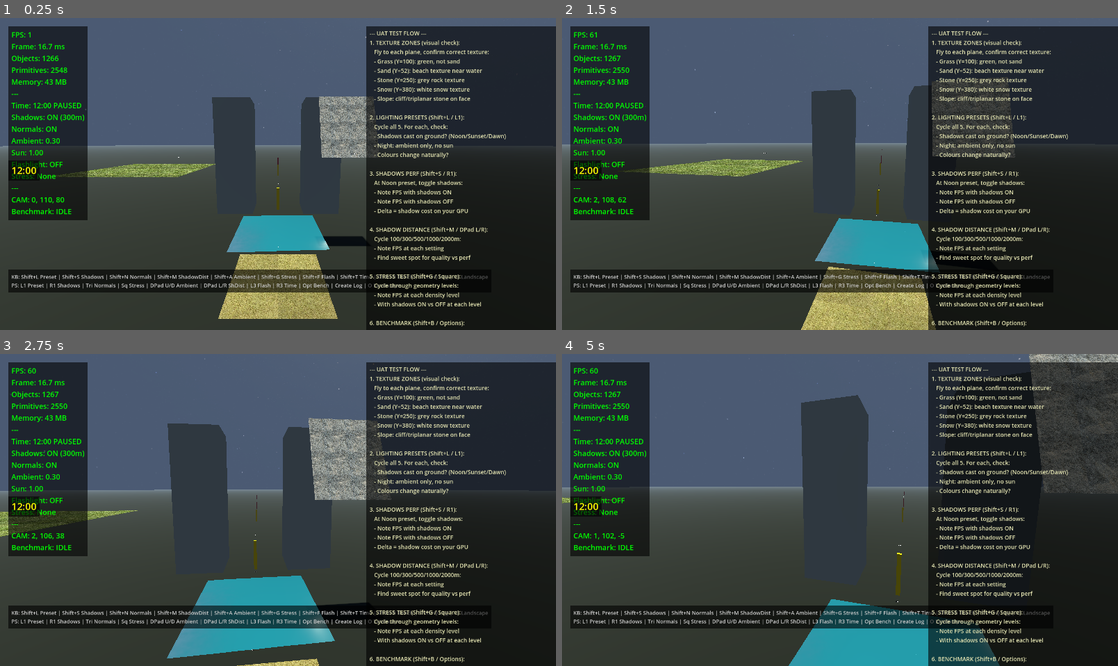
Above: before the commit, frames 1-4 (two rows, left to right).
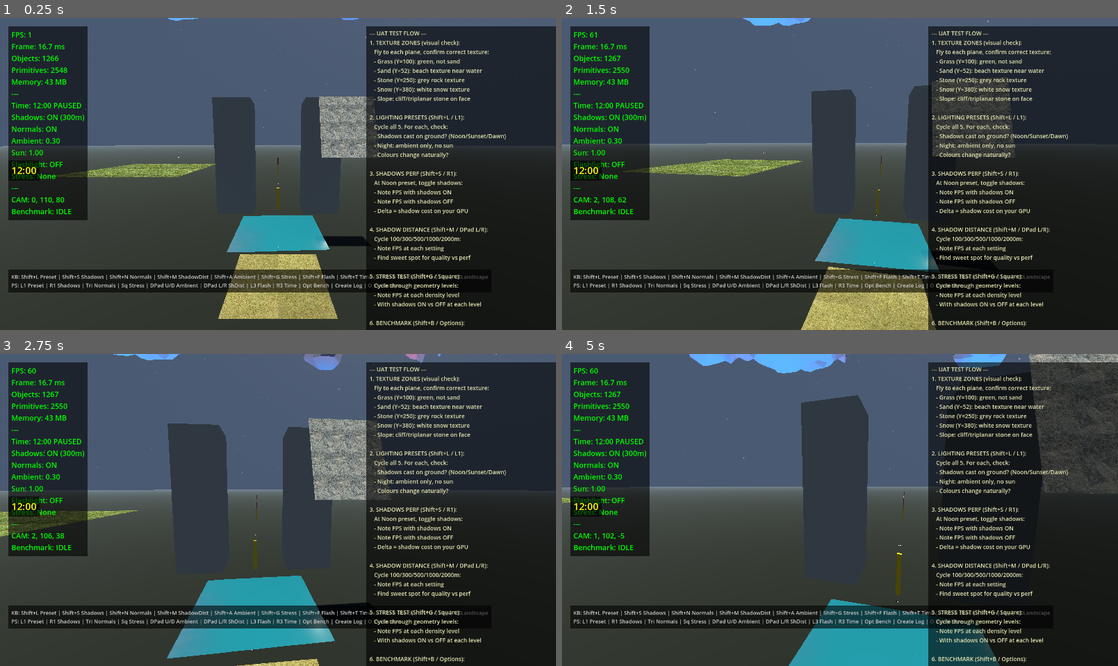
Above: after the commit, the same moments.

Repository: shovelhead24/possession
Game: Godot game, scene res://lighting_test.tscn
The game is run twice, just before and just after one commit, with the same random seed, the same clock (stepped at 60 frames per second) and the same inputs.
Inputs (mouse positions are in pixels of both pictures, inside the frame that each line leads up to):
- Up to frame 1 (0.25 s): no input
- Up to frame 2 (1.5 s): tap Enter (ui_accept) at 0.5 s; move the mouse to (867, 174) at 0.52 s; hold W (move_forward) from 0.53 s (still down); tap E (interact) at 0.6 s; click (867, 174) at 0.67 s; tap Space (jump) at 0.77 s; move the mouse to (812, 174) at 1.27 s; click (812, 174) at 1.35 s
- Up to frame 3 (2.75 s): keep holding W (move_forward); tap Space (jump) at 1.52 s; move the mouse to (289, 503) at 2.02 s; hold Q (switch_weapon) from 2.03 s (still down)
- Up to frame 4 (5 s): keep holding W (move_forward); move the mouse to (834, 516) at 2.77 s; release Q (switch_weapon) at 2.78 s; tap F (toggle_fly) at 2.85 s; click (834, 516) at 2.92 s; tap Space (jump) at 3.02, 3.77, 4.52 s; move the mouse to (878, 513) at 3.52 s; tap L at 3.6 s; move the mouse to (795, 506) at 4.27 s; tap T at 4.35 s

The runs differ from the first frame. In frame 1, less than 0.1% of the frame differs, in the area x 30-65%, y 0-1%; in frame 2, 0.2%; in frame 3, 0.5%; in frame 4, 1.4%, in the area x 22-80%, y 0-7%.

Commit message:
debug(clouds): solid opaque diagnostic shader — blue bottom red top

Diff:
--- a/game/cloud_shader.gdshader
+++ b/game/cloud_shader.gdshader
@@ -1,12 +1,8 @@
 shader_type spatial;
-render_mode cull_disabled, blend_mix, depth_draw_never, shadows_disabled;
+render_mode cull_disabled;
 
-uniform vec3 color_top    : source_color = vec3(1.0,  1.0,  1.0);
-uniform vec3 color_bottom : source_color = vec3(0.62, 0.68, 0.74);
-uniform float alpha_max   : hint_range(0.1, 1.0) = 0.88;
-uniform float alpha_edge  : hint_range(0.0, 0.5) = 0.15;
-uniform float cloud_base  : hint_range(0.0, 5000.0) = 1500.0;
-uniform float cloud_top   : hint_range(0.0, 5000.0) = 2000.0;
+uniform float cloud_base : hint_range(0.0, 5000.0) = 1500.0;
+uniform float cloud_top  : hint_range(0.0, 5000.0) = 2000.0;
 
 varying float world_y;
 
@@ -15,12 +11,6 @@
 }
 
 void fragment() {
-	// Height tint — white top, grey-blue underside
 	float h = clamp((world_y - cloud_base) / max(cloud_top - cloud_base, 1.0), 0.0, 1.0);
-	ALBEDO = mix(color_bottom, color_top, h);
-
-	// Normal-facing opacity: surfaces pointing at the camera are thick/opaque,
-	// edge-on surfaces are thin/transparent. Physically correct for cloud volume.
-	float facing = abs(dot(NORMAL, VIEW));
-	ALPHA = mix(alpha_edge, alpha_max, pow(facing, 0.6));
+	ALBEDO = mix(vec3(0.0, 0.5, 1.0), vec3(1.0, 0.0, 0.0), h);  // blue bottom, red top — unmissable
 }
